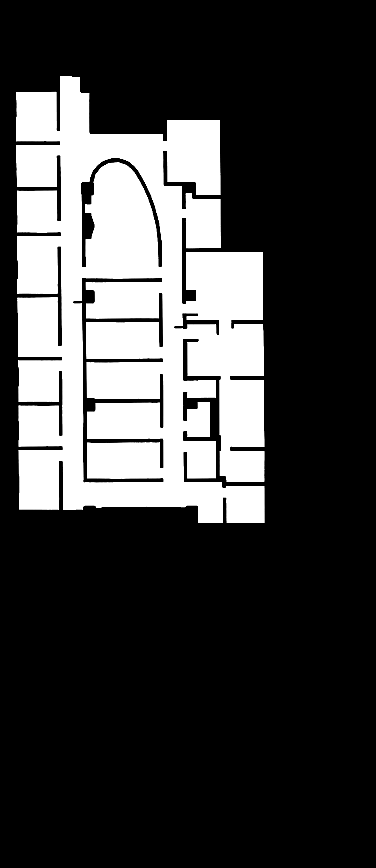
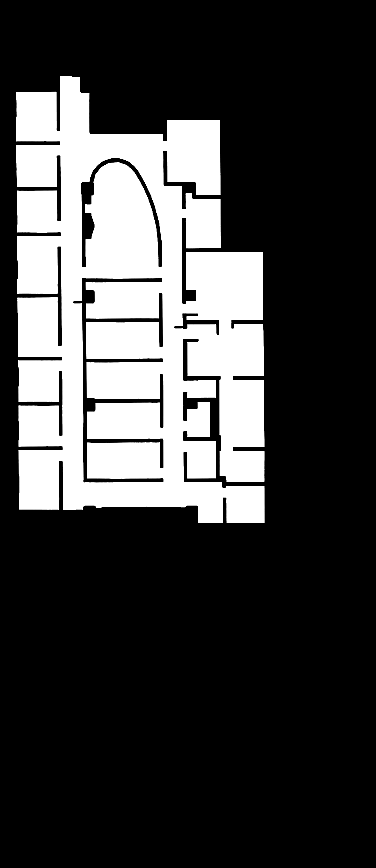
The second 376px x 868px image is a revision of the first. Changes to its layers:
painted on "map-strand-first-floor-v1-5cm.png" over [230, 376, 233, 451]
